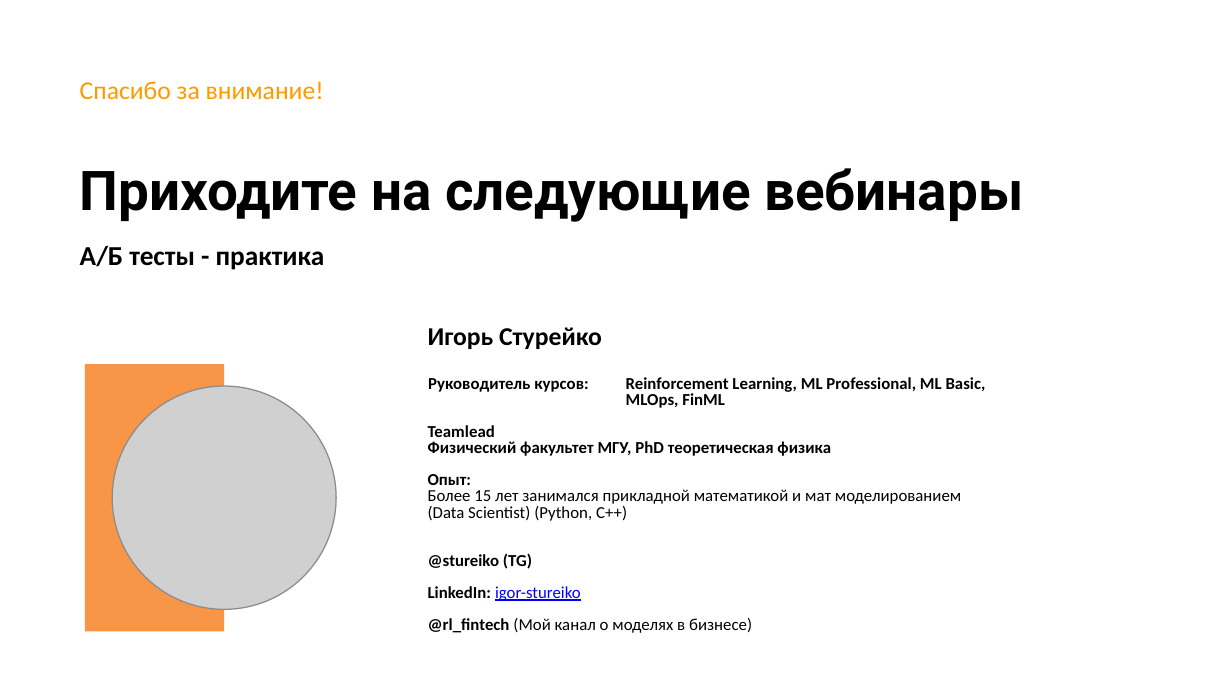
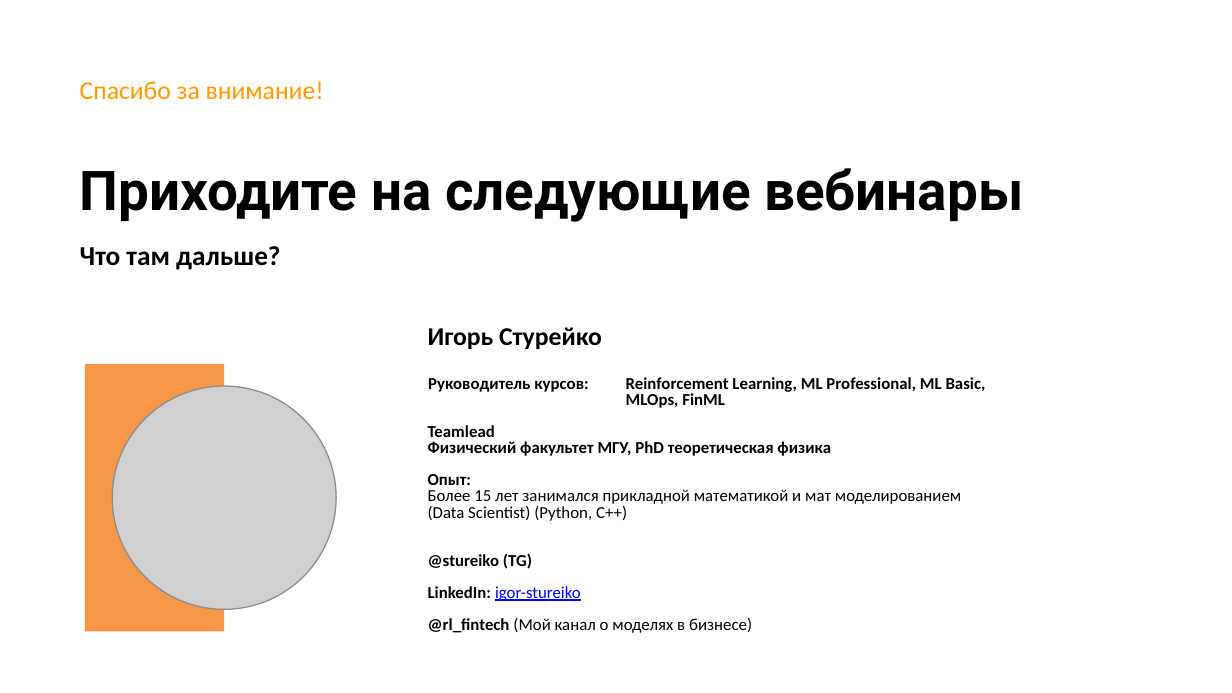
Before and after one commit to stureiko/Otus_lectures, a slide deck: slide 28 of Analytics/00-4 А:Б тесты - практика/Presentation/00-4 A:B test.pptx (slide 19 before the commit). Drawn at 1232x693 pixels with LibreOffice and Linux fonts; fonts in the diff are those of the drawing; grey boxes stand for pictures; background and template pictures are left out. Boxes give left, top, right and bottom in pixels: in the first picture for what was removed or moved away, otherwise in the second. Text is boxed around its words. In the diff, an @@ line names an element or a change of style, - is before the commit and + after.

```diff
--- a/Analytics/00-4 А:Б тесты - практика/Presentation/00-4 A:B test.pptx
+++ b/Analytics/00-4 А:Б тесты - практика/Presentation/00-4 A:B test.pptx
@@ title at [80,168,1023,270]: text changed @@
-Приходите на следующие вебинары
-А/Б тесты - практика
+Приходите на следующие вебинары
+Что там дальше?
```
Also in this commit, not shown: 3 other slides changed, 10 slides added, 1 slide removed, 17 other files.
